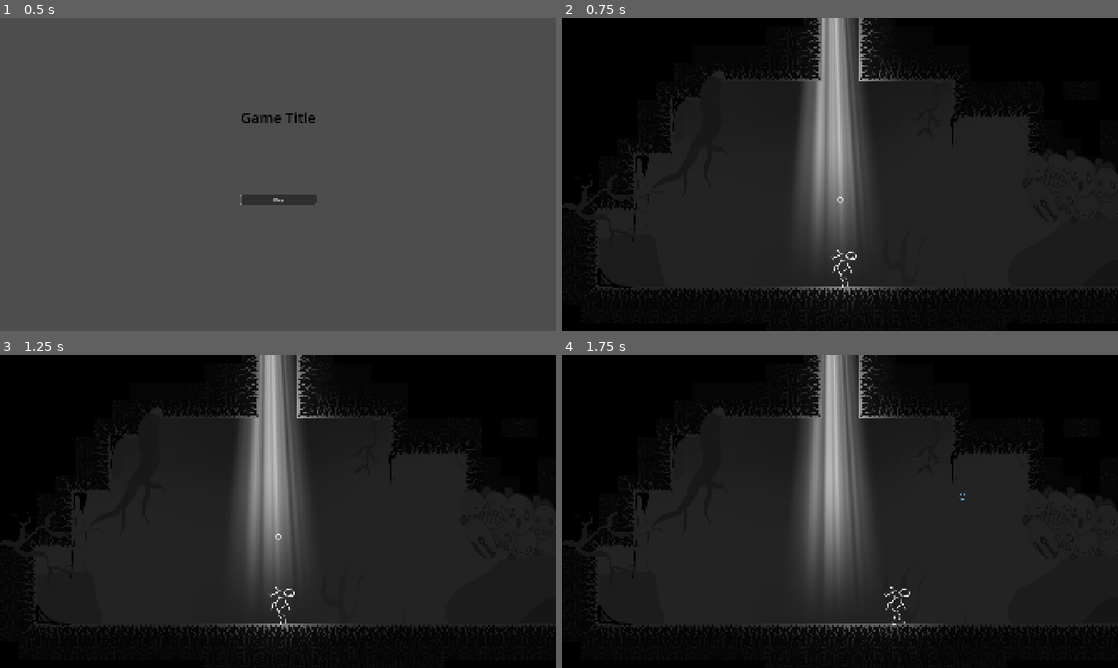
Above: before the commit, frames 1-4 (two rows, left to right).
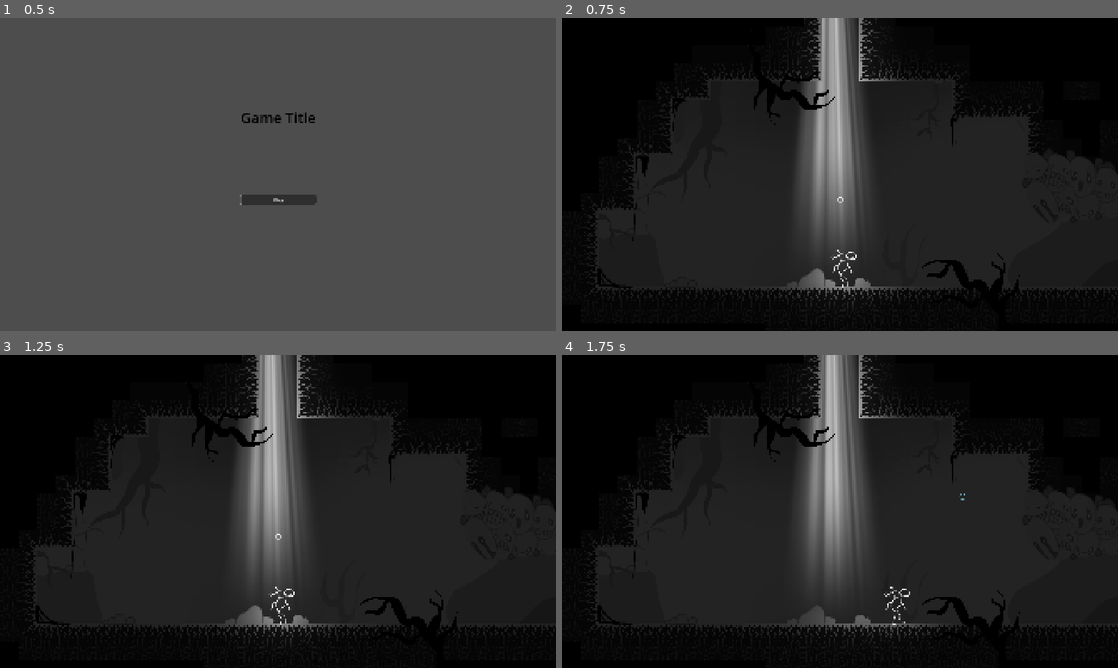
Above: after the commit, the same moments.

Repository: arceryz/LD57
Game: Godot game, scene res://scenes/main_menu/main_menu.tscn
Two runs of this game, one before a commit and one after it. Both use one fixed random seed, a clock stepped at 60 frames per second and the inputs below.
Inputs (mouse positions are in pixels of both pictures, inside the frame that each line leads up to):
- Up to frame 1 (0.5 s): no input
- Up to frame 2 (0.75 s): click "Play" at 0.5 s
- Up to frame 3 (1.25 s): no input
- Up to frame 4 (1.75 s): tap Enter (ui_accept) at 1.25 s; move the mouse to (962, 495) at 1.27 s; hold D (move_right) from 1.28 s (still down); right-click (962, 495) at 1.35 s; click (962, 495) at 1.52 s

Frame 1 is identical in both runs. In frame 2, 1.4% of the frame differs, in the area x 27-83%, y 16-90%; in frame 3, 1.4%; in frame 4, 1.4%.

Commit message:
Final Art Implementation Siebe&Ezra

Diff:
--- a/scenes/levels/level_1.tscn
+++ b/scenes/levels/level_1.tscn
@@ -29,6 +29,14 @@
 [ext_resource type="AudioStream" uid="uid://bm8025drb20ag" path="res://assets/Audio/SFX/Ambience/Randoms/LD57_Gen_Amb_Randoms-007.ogg" id="20_gmpev"]
 [ext_resource type="Texture2D" uid="uid://biecv125pysw1" path="res://assets/art/DrippyBlackness/drip6_anx.png" id="20_ndtll"]
 [ext_resource type="Texture2D" uid="uid://pyweo2oaj7rv" path="res://assets/art/DrippyBlackness/drip 1.png" id="21_7h2jl"]
+[ext_resource type="Texture2D" uid="uid://cvhp6phbgcg0d" path="res://assets/art/BlackRoot1.png" id="30_cfnpk"]
+[ext_resource type="Texture2D" uid="uid://dulkk6lpocaxn" path="res://assets/art/BlackRoot3.png" id="31_wvtie"]
+[ext_resource type="Texture2D" uid="uid://cch6pb5u85y4b" path="res://assets/art/BlackRoot2.png" id="32_o8s4s"]
+[ext_resource type="Texture2D" uid="uid://dxgfhyfqdq0r3" path="res://assets/art/BlackRoot4.png" id="33_ebb2h"]
+[ext_resource type="Texture2D" uid="uid://dfo4c4a4staoe" path="res://assets/art/anxiety_frames/steentje2.png" id="34_row31"]
+[ext_resource type="Texture2D" uid="uid://pvb8gb0ywwr2" path="res://assets/art/anxiety_frames/steentje3.png" id="35_ytidy"]
+[ext_resource type="Texture2D" uid="uid://bq1oyk41vscug" path="res://assets/art/anxiety_frames/steentje4.png" id="36_hvllt"]
+[ext_resource type="Texture2D" uid="uid://ihsvgut8wo8r" path="res://assets/art/anxiety_frames/steentje1.png" id="37_dp4fg"]
 
 [sub_resource type="RectangleShape2D" id="RectangleShape2D_qwpqx"]
 size = Vector2(1920, 1080)
@@ -441,7 +449,6 @@
 position = Vector2(-1915, 840)
 flap_winddown = 0.4
 flap_duration = 0.0
-start_orbs = 0
 
 [node name="BossStartArea" type="Area2D" parent="Entities"]
 position = Vector2(-2624, -3456)
@@ -669,7 +676,6 @@
 z_index = 1
 position = Vector2(626, 394)
 rotation = -1.60047
-scale = Vector2(1, 1)
 texture = ExtResource("17_gmpev")
 flip_v = true
 
@@ -766,7 +772,6 @@
 [node name="Drip5Anx9" type="Sprite2D" parent="FaceMasks"]
 position = Vector2(5115, 2004)
 rotation = 0.0610865
-scale = Vector2(1, 1)
 texture = ExtResource("19_mkypq")
 flip_h = true
 
@@ -833,7 +838,7 @@
 texture = ExtResource("20_ndtll")
 
 [node name="Drip2" type="Sprite2D" parent="FaceMasks"]
-position = Vector2(3894, 537)
+position = Vector2(3883, 445)
 rotation = -0.0331613
 texture = ExtResource("21_7h2jl")
 
@@ -1011,7 +1016,6 @@
 z_index = 1
 position = Vector2(3542, 579)
 rotation = 0.0610865
-scale = Vector2(1, 1)
 texture = ExtResource("21_7h2jl")
 flip_h = true
 
@@ -1025,76 +1029,94 @@
 texture = ExtResource("16_v6ha0")
 
 [node name="MediumTree1Bg" type="Sprite2D" parent="FaceMasks"]
+z_index = -1
 position = Vector2(-1625, 280)
 rotation = 3.14159
 scale = Vector2(0.2, 0.2)
 texture = ExtResource("11_v6ha0")
 
 [node name="MediumTree3Bg" type="Sprite2D" parent="FaceMasks"]
+z_index = -1
 position = Vector2(-2408, 378)
 rotation = -2.83616
 scale = Vector2(0.83, 0.83)
 texture = ExtResource("10_np2pn")
 
 [node name="MediumTree1Bg2" type="Sprite2D" parent="FaceMasks"]
+z_index = -1
 position = Vector2(-2821, 668)
 rotation = 0.863935
 scale = Vector2(0.37, 0.37)
 texture = ExtResource("11_v6ha0")
 
 [node name="LightestTree4Bg" type="Sprite2D" parent="FaceMasks"]
+z_index = -1
 position = Vector2(-1481, 857)
 scale = Vector2(0.13, 0.13)
 texture = ExtResource("13_mkypq")
 
 [node name="LightestTree3Bg" type="Sprite2D" parent="FaceMasks"]
+z_index = -1
 position = Vector2(-642, 412)
 rotation = 2.62673
 scale = Vector2(0.395, 0.395)
 texture = ExtResource("12_gmpev")
 
 [node name="MediumTree1Bg3" type="Sprite2D" parent="FaceMasks"]
+z_index = -1
 position = Vector2(161, 333)
 rotation = -2.96706
 scale = Vector2(0.285, 0.285)
 texture = ExtResource("11_v6ha0")
 
 [node name="MediumTree3Bg2" type="Sprite2D" parent="FaceMasks"]
+z_index = -1
 position = Vector2(-668, 631)
 rotation = 1.77675
 scale = Vector2(0.585, 0.585)
 texture = ExtResource("10_np2pn")
 
 [node name="LightestTree3Bg2" type="Sprite2D" parent="FaceMasks"]
+z_index = -1
 position = Vector2(452, 481)
 rotation = -2.85536
 scale = Vector2(0.3, 0.271429)
 texture = ExtResource("12_gmpev")
 
 [node name="MediumTree1Bg4" type="Sprite2D" parent="FaceMasks"]
+z_index = -1
 position = Vector2(2353, 339)
 rotation = -3.11541
 scale = Vector2(0.47, 0.47)
 texture = ExtResource("11_v6ha0")
 
 [node name="DarkestTree3Bg" type="Sprite2D" parent="FaceMasks"]
+z_index = -1
 position = Vector2(3195, 431)
 rotation = 3.0456
 scale = Vector2(0.3, 0.3)
 texture = ExtResource("8_bahl2")
 
 [node name="DarkestTree3Bg2" type="Sprite2D" parent="FaceMasks"]
+z_index = -1
 position = Vector2(3439, 562)
 rotation = 2.15723
 scale = Vector2(0.3, 0.3)
 texture = ExtResource("8_bahl2")
 
 [node name="DarkestTree3Bg3" type="Sprite2D" parent="FaceMasks"]
+z_index = -1
 position = Vector2(2107, 1201)
 rotation = 2.15723
 scale = Vector2(0.265, 0.265)
 texture = ExtResource("8_bahl2")
 
+[node name="BlackRoot4" type="Sprite2D" parent="FaceMasks"]
+position = Vector2(5352, 2315)
+rotation = 0.380482
+scale = Vector2(0.5125, 0.5125)
+texture = ExtResource("33_ebb2h")
+
 [node name="Music" type="Node" parent="."]
 
 [node name="Opening" type="AudioStreamPlayer" parent="Music"]
@@ -1111,3 +1133,575 @@
 
 [node name="Gen_Amb_Randoms" type="AudioStreamPlayer" parent="Audio"]
 stream = ExtResource("20_gmpev")
+
+[node name="MediumTree1Bg" type="Sprite2D" parent="."]
+position = Vector2(-2073, -1640)
+rotation = 2.46091
+scale = Vector2(0.26, 0.26)
+texture = ExtResource("11_v6ha0")
+
+[node name="DarkestTree3Bg" type="Sprite2D" parent="."]
+position = Vector2(-1377, -1744)
+rotation = 0.6353
+scale = Vector2(0.17, 0.17)
+texture = ExtResource("8_bahl2")
+flip_v = true
+
+[node name="LightestTree4Bg" type="Sprite2D" parent="."]
+position = Vector2(-1654, -1732)
+rotation = 3.21141
+scale = Vector2(0.195, 0.195)
+texture = ExtResource("13_mkypq")
+
+[node name="MediumTree3Bg" type="Sprite2D" parent="."]
+position = Vector2(-702, -1543)
+rotation = 3.0456
+scale = Vector2(0.4, 0.4)
+texture = ExtResource("10_np2pn")
+flip_h = true
+
+[node name="MediumTree3Bg2" type="Sprite2D" parent="."]
+position = Vector2(-1911, -1024)
+rotation = 3.0456
+scale = Vector2(0.4, 0.4)
+texture = ExtResource("10_np2pn")
+flip_v = true
+
+[node name="DarkestTree3Bg2" type="Sprite2D" parent="."]
+position = Vector2(385, -1551)
+rotation = 1.09083
+scale = Vector2(0.405, 0.405)
+texture = ExtResource("8_bahl2")
+
+[node name="MediumTree1Bg2" type="Sprite2D" parent="."]
+position = Vector2(1256, -1057)
+rotation = 3.6809
+scale = Vector2(0.25, 0.25)
+texture = ExtResource("11_v6ha0")
+flip_h = true
+
+[node name="MediumTree3Bg3" type="Sprite2D" parent="."]
+position = Vector2(574, -250)
+rotation = 2.85536
+scale = Vector2(0.375, 0.375)
+texture = ExtResource("10_np2pn")
+
+[node name="BlackRoot1" type="Sprite2D" parent="."]
+z_index = 2
+position = Vector2(2859, 1912)
+rotation = 3.14159
+scale = Vector2(0.435, 0.435)
+texture = ExtResource("30_cfnpk")
+
+[node name="BlackRoot3" type="Sprite2D" parent="."]
+position = Vector2(-131, 423)
+rotation = 3.13287
+scale = Vector2(0.455, 0.455)
+texture = ExtResource("31_wvtie")
+
+[node name="BlackRoot2" type="Sprite2D" parent="."]
+z_index = 2
+position = Vector2(6115, 1677)
+rotation = 3.57792
+scale = Vector2(0.555, 0.555)
+texture = ExtResource("32_o8s4s")
+
+[node name="BlackRoot4" type="Sprite2D" parent="."]
+z_index = 1
+position = Vector2(3729, 522)
+rotation = 3.14159
+scale = Vector2(0.49, 0.49)
+texture = ExtResource("33_ebb2h")
+flip_h = true
+
+[node name="BlackRoot5" type="Sprite2D" parent="."]
+z_index = 2
+position = Vector2(-3682, -2023)
+rotation = 3.4383
+scale = Vector2(0.355, 0.355)
+texture = ExtResource("30_cfnpk")
+
+[node name="BlackRoot6" type="Sprite2D" parent="."]
+z_index = 2
+position = Vector2(-4774, -1961)
+rotation = 6.28319
+scale = Vector2(0.74, 0.74)
+texture = ExtResource("32_o8s4s")
+flip_v = true
+
+[node name="BlackRoot7" type="Sprite2D" parent="."]
+z_index = 2
+position = Vector2(-1449, 1050)
+scale = Vector2(0.475, 0.475)
+texture = ExtResource("30_cfnpk")
+
+[node name="BlackRoot8" type="Sprite2D" parent="."]
+z_index = 2
+position = Vector2(319, 234)
+rotation = 3.33881
+scale = Vector2(0.4, 0.4)
+texture = ExtResource("30_cfnpk")
+
+[node name="BlackRoot9" type="Sprite2D" parent="."]
+z_index = 2
+position = Vector2(1863, 197)
+rotation = 1.71391
+scale = Vector2(0.805, 0.805)
+texture = ExtResource("32_o8s4s")
+
+[node name="BlackRoot11" type="Sprite2D" parent="."]
+z_index = 2
+position = Vector2(2463, 1581)
+rotation = 4.00553
+scale = Vector2(0.505, 0.505)
+texture = ExtResource("31_wvtie")
+flip_h = true
+
+[node name="BlackRoot10" type="Sprite2D" parent="."]
+z_index = 2
+position = Vector2(1231, -1283)
+rotation = 3.70882
+scale = Vector2(0.51, 0.51)
+texture = ExtResource("30_cfnpk")
+
+[node name="BlackRoot12" type="Sprite2D" parent="."]
+z_index = 2
+position = Vector2(-894, -1302)
+rotation = -0.191986
+scale = Vector2(0.74, 0.74)
+texture = ExtResource("33_ebb2h")
+
+[node name="BlackRoot13" type="Sprite2D" parent="."]
+z_index = 2
+position = Vector2(-440, -1481)
+rotation = -0.507891
+texture = ExtResource("32_o8s4s")
+
+[node name="BlackRoot14" type="Sprite2D" parent="."]
+z_index = 2
+position = Vector2(-29, -1550)
+rotation = 3.30042
+scale = Vector2(0.48, 0.48)
+texture = ExtResource("30_cfnpk")
+
+[node name="LightestTree3Bg" type="Sprite2D" parent="."]
+z_index = -2
+position = Vector2(-398, -1429)
+scale = Vector2(0.5, 0.5)
+texture = ExtResource("12_gmpev")
+
+[node name="MediumTree1Bg3" type="Sprite2D" parent="."]
+z_index = -2
+position = Vector2(33.0001, -1482)
+rotation = 3.76991
+texture = ExtResource("11_v6ha0")
+
+[node name="BlackRoot15" type="Sprite2D" parent="."]
+z_index = 2
+position = Vector2(-4359, -3370)
+rotation = 1.71915
+texture = ExtResource("32_o8s4s")
+
+[node name="BlackRoot16" type="Sprite2D" parent="."]
+z_index = 2
+position = Vector2(-3705, -3054)
+texture = ExtResource("30_cfnpk")
+
+[node name="BlackRoot26" type="Sprite2D" parent="."]
+z_index = 2
+position = Vector2(-700, 561)
+rotation = 1.71915
+scale = Vector2(0.885, 0.885)
+texture = ExtResource("32_o8s4s")
+
+[node name="BlackRoot27" type="Sprite2D" parent="."]
+z_index = 2
+position = Vector2(-170.111, 947.889)
+scale = Vector2(0.885, 0.885)
+texture = ExtResource("30_cfnpk")
+
+[node name="BlackRoot24" type="Sprite2D" parent="."]
+z_index = 2
+position = Vector2(-1880, -3069)
+scale = Vector2(0.604, 0.604)
+texture = ExtResource("30_cfnpk")
+
+[node name="BlackRoot17" type="Sprite2D" parent="."]
+z_index = 2
+position = Vector2(-4713, -3061)
+rotation = 0.762709
+scale = Vector2(1.125, 1.125)
+texture = ExtResource("33_ebb2h")
+
+[node name="BlackRoot18" type="Sprite2D" parent="."]
+z_index = 2
+position = Vector2(-4873, -3548)
+rotation = 2.82743
+scale = Vector2(0.515, 0.515)
+texture = ExtResource("30_cfnpk")
+
+[node name="MediumTree1Bg4" type="Sprite2D" parent="."]
+position = Vector2(-4073, -2982)
+texture = ExtResource("11_v6ha0")
+
+[node name="MediumTree3Bg4" type="Sprite2D" parent="."]
+position = Vector2(-3918, -3176)
+texture = ExtResource("10_np2pn")
+
+[node name="MediumTree3Bg5" type="Sprite2D" parent="."]
+position = Vector2(-4486, -3350)
+rotation = 3.38594
+texture = ExtResource("10_np2pn")
+
+[node name="LightestTree4Bg2" type="Sprite2D" parent="."]
+position = Vector2(-4431, -2933)
+texture = ExtResource("13_mkypq")
+
+[node name="LightestTree4Bg3" type="Sprite2D" parent="."]
+position = Vector2(-3264, -3229)
+texture = ExtResource("13_mkypq")
+
+[node name="LightestTree3Bg2" type="Sprite2D" parent="."]
+position = Vector2(-3740, -3376)
+rotation = 2.38237
+texture = ExtResource("12_gmpev")
+
+[node name="BlackRoot19" type="Sprite2D" parent="."]
+z_index = 2
+position = Vector2(-4382, -2750)
+rotation = -1.2706
+texture = ExtResource("33_ebb2h")
+
+[node name="BlackRoot20" type="Sprite2D" parent="."]
+z_index = 2
+position = Vector2(-3100, -3146)
+rotation = 0.541052
+scale = Vector2(1.12, 1.12)
+texture = ExtResource("31_wvtie")
+flip_h = true
+
+[node name="BlackRoot21" type="Sprite2D" parent="."]
+z_index = 2
+position = Vector2(-3345, -3506)
+rotation = 2.7262
+scale = Vector2(1.12, 1.12)
+texture = ExtResource("31_wvtie")
+
+[node name="BlackRoot25" type="Sprite2D" parent="."]
+z_index = 2
+position = Vector2(-402, -3990)
+rotation = 2.7262
+scale = Vector2(0.75, 0.75)
+texture = ExtResource("31_wvtie")
+flip_h = true
+
+[node name="BlackRoot22" type="Sprite2D" parent="."]
+z_index = 2
+position = Vector2(265, -4098)
+rotation = 1.67552
+texture = ExtResource("32_o8s4s")
+
+[node name="BlackRoot23" type="Sprite2D" parent="."]
+z_index = 2
+position = Vector2(-469, -3212)
+scale = Vector2(0.785, 0.785)
+texture = ExtResource("30_cfnpk")
+
+[node name="MediumTree1Bg5" type="Sprite2D" parent="."]
+z_index = -1
+position = Vector2(-1250, -3348)
+rotation = 0.445059
+scale = Vector2(0.61, 0.61)
+texture = ExtResource("11_v6ha0")
+
+[node name="MediumTree1Bg6" type="Sprite2D" parent="."]
+z_index = -1
+position = Vector2(-2152, -3900)
+rotation = 3.61807
+scale = Vector2(0.56, 0.56)
+texture = ExtResource("11_v6ha0")
+
+[node name="MediumTree1Bg7" type="Sprite2D" parent="."]
+z_index = -1
+position = Vector2(-27, -3780)
+rotation = 3.61807
+scale = Vector2(0.56, 0.56)
+texture = ExtResource("11_v6ha0")
+flip_h = true
+
+[node name="MediumTree1Bg8" type="Sprite2D" parent="."]
+z_index = -1
+position = Vector2(2860, -3903)
+rotation = 3.61807
+scale = Vector2(0.56, 0.56)
+texture = ExtResource("11_v6ha0")
+flip_h = true
+
+[node name="MediumTree3Bg6" type="Sprite2D" parent="."]
+position = Vector2(-1566, -3925)
+rotation = 3.22886
+texture = ExtResource("10_np2pn")
+
+[node name="MediumTree3Bg7" type="Sprite2D" parent="."]
+position = Vector2(825, -3923)
+rotation = 3.22886
+texture = ExtResource("10_np2pn")
+
+[node name="MediumTree3Bg8" type="Sprite2D" parent="."]
+position = Vector2(3497, -3323)
+scale = Vector2(0.305, 0.305)
+texture = ExtResource("10_np2pn")
+
+[node name="MediumTree3Bg9" type="Sprite2D" parent="."]
+position = Vector2(3041, -3306)
+rotation = 3.36325
+scale = Vector2(0.305, 0.305)
+texture = ExtResource("10_np2pn")
+flip_h = true
+
+[node name="MediumTree1Bg9" type="Sprite2D" parent="."]
+position = Vector2(49, 395)
+rotation = -3.6809
+scale = Vector2(0.39, 0.39)
+texture = ExtResource("11_v6ha0")
+flip_h = true
+
+[node name="MediumTree3Bg10" type="Sprite2D" parent="."]
+position = Vector2(-433, 773)
+scale = Vector2(0.63, 0.63)
+texture = ExtResource("10_np2pn")
+
+[node name="MediumTree3Bg11" type="Sprite2D" parent="."]
+position = Vector2(-287, 404)
+rotation = 2.37365
+scale = Vector2(0.63, 0.63)
+texture = ExtResource("10_np2pn")
+
+[node name="Drip5Anx" type="Sprite2D" parent="."]
+position = Vector2(-403, 567)
+texture = ExtResource("19_mkypq")
+
+[node name="Drip5Anx2" type="Sprite2D" parent="."]
+position = Vector2(-656, 675)
+texture = ExtResource("19_mkypq")
+
+[node name="Drip5Anx3" type="Sprite2D" parent="."]
+position = Vector2(-460, 660)
+texture = ExtResource("19_mkypq")
+flip_h = true
+
+[node name="Drip5Anx4" type="Sprite2D" parent="."]
+position = Vector2(-162, 386)
+texture = ExtResource("19_mkypq")
+
+[node name="Drip6Anx" type="Sprite2D" parent="."]
+z_index = 2
+position = Vector2(336, 486)
+texture = ExtResource("20_ndtll")
+
+[node name="Drip6Anx2" type="Sprite2D" parent="."]
+position = Vector2(3676, 520)
+texture = ExtResource("20_ndtll")
+
+[node name="Drip6Anx3" type="Sprite2D" parent="."]
+position = Vector2(-3807, -1910)
+texture = ExtResource("20_ndtll")
+
+[node name="Drip6Anx4" type="Sprite2D" parent="."]
+position = Vector2(-3607, -1872)
+texture = ExtResource("20_ndtll")
+
+[node name="Drip6Anx5" type="Sprite2D" parent="."]
+position = Vector2(-3648, -1805)
+scale = Vector2(0.445, 0.445)
+texture = ExtResource("20_ndtll")
+flip_h = true
+
+[node name="Drip5Anx5" type="Sprite2D" parent="."]
+position = Vector2(-4660, -1921)
+texture = ExtResource("19_mkypq")
+
+[node name="Steentje3" type="Sprite2D" parent="."]
+position = Vector2(-2024, 874)
+scale = Vector2(0.725, 0.725)
+texture = ExtResource("35_ytidy")
+
+[node name="Steentje4" type="Sprite2D" parent="."]
+position = Vector2(-1841, 887)
+scale = Vector2(0.275, 0.275)
+texture = ExtResource("36_hvllt")
+
+[node name="Steentje5" type="Sprite2D" parent="."]
+z_index = 2
+position = Vector2(-2472, 886)
+scale = Vector2(1.195, 1.195)
+texture = ExtResource("37_dp4fg")
+
+[node name="Steentje6" type="Sprite2D" parent="."]
+position = Vector2(-737, 886)
+texture = ExtResource("34_row31")
+
+[node name="Steentje7" type="Sprite2D" parent="."]
+position = Vector2(448, 610)
+texture = ExtResource("35_ytidy")
+flip_h = true
+
+[node name="Steentje8" type="Sprite2D" parent="."]
+position = Vector2(2803, 503)
+texture = ExtResource("37_dp4fg")
+
+[node name="Steentje9" type="Sprite2D" parent="."]
+position = Vector2(3180, 754)
+texture = ExtResource("34_row31")
+flip_h = true
+
+[node name="Steentje10" type="Sprite2D" parent="."]
+z_index = 2
+position = Vector2(3719, 727)
+texture = ExtResource("36_hvllt")
+
+[node name="Steentje11" type="Sprite2D" parent="."]
+position = Vector2(3575, 754)
+texture = ExtResource("37_dp4fg")
+
+[node name="Steentje12" type="Sprite2D" parent="."]
+position = Vector2(-2481, -905)
+texture = ExtResource("37_dp4fg")
+
+[node name="Steentje13" type="Sprite2D" parent="."]
+position = Vector2(-1545, -995)
+texture = ExtResource("35_ytidy")
+
+[node name="Steentje14" type="Sprite2D" parent="."]
+position = Vector2(-885, -1611)
+rotation = 3.14159
+texture = ExtResource("35_ytidy")
+
+[node name="Steentje15" type="Sprite2D" parent="."]
+position = Vector2(259, -1288)
+texture = ExtResource("37_dp4fg")
+
+[node name="Steentje16" type="Sprite2D" parent="."]
+position = Vector2(-107, -1601)
+rotation = 3.16777
+texture = ExtResource("36_hvllt")
+
+[node name="Steentje17" type="Sprite2D" parent="."]
+position = Vector2(-2812, -1804)
+rotation = 3.14159
+texture = ExtResource("35_ytidy")
+
+[node name="Steentje18" type="Sprite2D" parent="."]
+position = Vector2(-3278, -1378)
+texture = ExtResource("35_ytidy")
+
+[node name="Steentje1" type="Sprite2D" parent="."]
+position = Vector2(-3726, -1669)
+texture = ExtResource("37_dp4fg")
+
+[node name="Steentje2" type="Sprite2D" parent="."]
+position = Vector2(1338, -840)
+texture = ExtResource("37_dp4fg")
+
+[node name="Steentje19" type="Sprite2D" parent="."]
+position = Vector2(2389, 2418)
+texture = ExtResource("34_row31")
+
+[node name="Steentje20" type="Sprite2D" parent="."]
+position = Vector2(2839, 2424)
+scale = Vector2(0.585, 0.585)
+texture = ExtResource("36_hvllt")
+
+[node name="Steentje21" type="Sprite2D" parent="."]
+position = Vector2(3907, 2422)
+texture = ExtResource("34_row31")
+
+[node name="Steentje22" type="Sprite2D" parent="."]
+z_index = 2
+position = Vector2(3049, 2359)
+texture = ExtResource("37_dp4fg")
+
+[node name="Steentje23" type="Sprite2D" parent="."]
+z_index = -1
+position = Vector2(3484, 2417)
+scale = Vector2(0.645, 0.645)
+texture = ExtResource("35_ytidy")
+
+[node name="Steentje24" type="Sprite2D" parent="."]
+position = Vector2(5161, 2298)
+texture = ExtResource("37_dp4fg")
+
+[node name="Steentje25" type="Sprite2D" parent="."]
+position = Vector2(5871, 2098)
+texture = ExtResource("34_row31")
+flip_h = true
+
+[node name="Steentje26" type="Sprite2D" parent="."]
+position = Vector2(1186, 632)
+texture = ExtResource("37_dp4fg")
+
+[node name="Steentje27" type="Sprite2D" parent="."]
+position = Vector2(-3976, -3223)
+texture = ExtResource("34_row31")
+
+[node name="Steentje28" type="Sprite2D" parent="."]
+position = Vector2(-4293, -3042)
+texture = ExtResource("36_hvllt")
+
+[node name="Steentje29" type="Sprite2D" parent="."]
+position = Vector2(-3165, -3144)
+texture = ExtResource("37_dp4fg")
+flip_h = true
+
+[node name="Steentje30" type="Sprite2D" parent="."]
+position = Vector2(-2162, -3149)
+texture = ExtResource("34_row31")
+
+[node name="Steentje31" type="Sprite2D" parent="."]
+position = Vector2(-453, -3610)
+rotation = 2.25497
+texture = ExtResource("36_hvllt")
+flip_h = true
+
+[node name="Steentje32" type="Sprite2D" parent="."]
+position = Vector2(1735, 671)
+rotation = 4.0544
+scale = Vector2(1.02, 1.02)
+texture = ExtResource("36_hvllt")
+
+[node name="Steentje33" type="Sprite2D" parent="."]
+position = Vector2(1281, -9)
+rotation = 5.21853
+texture = ExtResource("35_ytidy")
+
+[node name="Steentje34" type="Sprite2D" parent="."]
+position = Vector2(516, -3326)
+texture = ExtResource("37_dp4fg")
+flip_h = true
+
+[node name="Steentje35" type="Sprite2D" parent="."]
+z_index = 2
+position = Vector2(796, -3380)
+rotation = -3.15032
+scale = Vector2(0.73, 0.73)
+texture = ExtResource("34_row31")
+
+[node name="Steentje36" type="Sprite2D" parent="."]
+position = Vector2(1554, -3333)
+texture = ExtResource("34_row31")
+
+[node name="Steentje37" type="Sprite2D" parent="."]
+position = Vector2(3578, -3270)
+texture = ExtResource("37_dp4fg")
+
+[node name="Steentje38" type="Sprite2D" parent="."]
+position = Vector2(4181, -3297)
+texture = ExtResource("35_ytidy")
+flip_h = true
+
+[node name="BlackRoot28" type="Sprite2D" parent="."]
+z_index = 2
+position = Vector2(-2140, 112)
+rotation = -3.42085
+scale = Vector2(0.395, 0.395)
+texture = ExtResource("30_cfnpk")
Binary file added: assets/art/BlackRoot1.png
Not shown, added: assets/art/BlackRoot1.png.import
Binary file added: assets/art/BlackRoot2.png
Not shown, added: assets/art/BlackRoot2.png.import
Binary file added: assets/art/BlackRoot3.png
Not shown, added: assets/art/BlackRoot3.png.import
Binary file added: assets/art/BlackRoot4.png
Not shown, added: assets/art/BlackRoot4.png.import
Binary file added: assets/art/anxiety_frames/steentje1.png
Not shown, added: assets/art/anxiety_frames/steentje1.png.import
Binary file added: assets/art/anxiety_frames/steentje2.png
Not shown, added: assets/art/anxiety_frames/steentje2.png.import
(and 5 more such lines)
